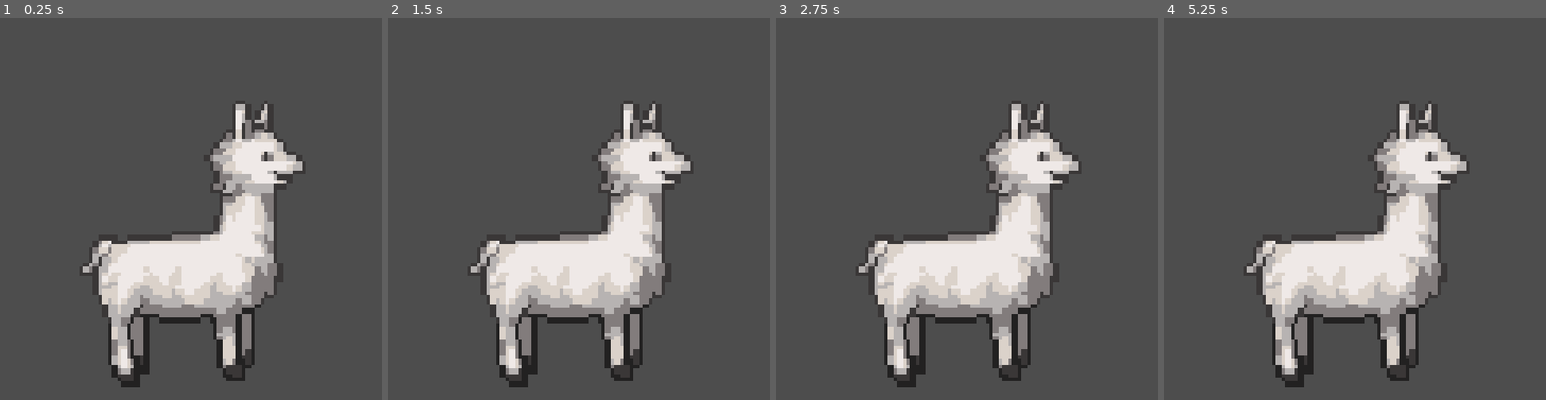
Above: before the commit, frames 1-4 (left to right).
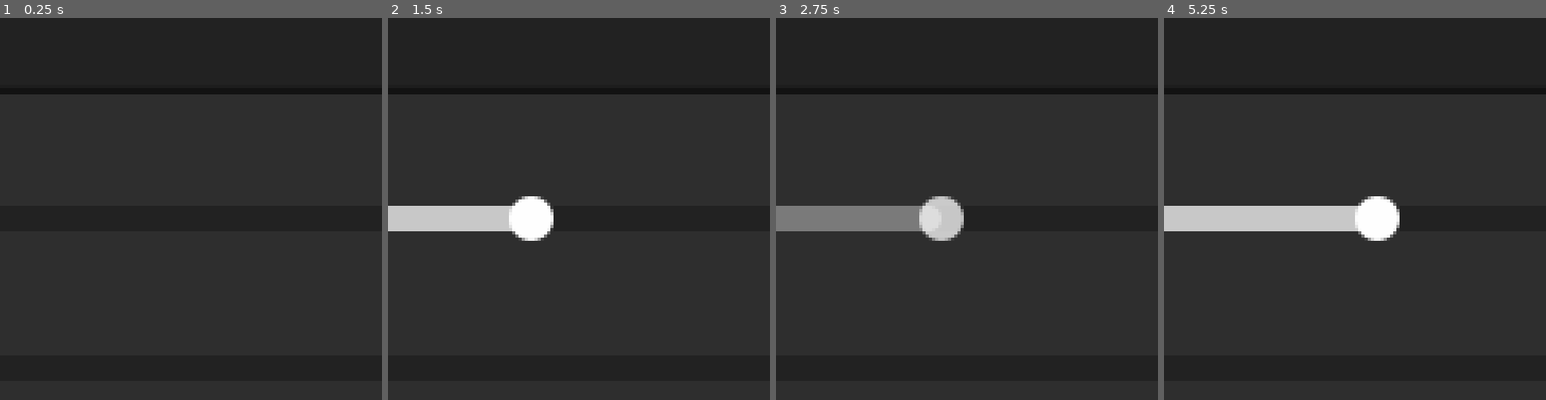
Above: after the commit, the same moments.

Repository: M0G1WARA/OLI
Game: Godot game, scene res://Scenes/main.tscn
Two runs of this game, one before a commit and one after it. Both use one fixed random seed, a clock stepped at 60 frames per second and the inputs below. The project has no main scene, so this scene is started directly.
Inputs (mouse positions are in pixels of both pictures, inside the frame that each line leads up to):
- Up to frame 1 (0.25 s): no input
- Up to frame 2 (1.5 s): tap Enter at 0.5 s; move the mouse to (663, 189) at 0.52 s; click (663, 189) at 0.67 s; tap Space at 1.25 s; drag from (502, 228) to (559, 285) at 1.27 s
- Up to frame 3 (2.75 s): tap Enter at 2 s; move the mouse to (1005, 124) at 2.02 s; click (1005, 124) at 2.17 s
- Up to frame 4 (5.25 s): tap Space at 2.75, 4.25 s; drag from (1335, 285) to (1240, 151) at 2.77 s; tap Enter at 3.5 s; move the mouse to (1469, 266) at 3.52 s; click (1469, 266) at 3.67 s; drag from (1240, 151) to (1297, 113) at 4.27 s; move the mouse to (1374, 209) at 5.02 s; click (1374, 209) at 5.17 s

The runs differ from the first frame. In frame 1, 96% of the frame differs, in the area x 0-100%, y 0-100%; in frame 2, 96%; in frame 3, 96%; in frame 4, 96%.
Error in both runs: Invalid access to property or key 'error_string' on a base object of type 'JSON'. (res://Scenes/settings.gd:23)

Commit message:
Opción mostrar pensamiento

Diff:
--- a/GLOBAL.gd
+++ b/GLOBAL.gd
@@ -13,7 +13,8 @@
 		"vertical movement": false,
 		"timer": 5,
 		"resolution": Vector2i(120, 120),
-		"chat scale": 2
+		"chat scale": 2,
+		"think": false
 	}
 }
 
@@ -36,6 +37,9 @@
 	english_translation.add_message("TIMER", "Timer (time in seconds)")
 	english_translation.add_message("RESOLUTION", "Resolution")
 	english_translation.add_message("SCALE", "Chat scale")
+	english_translation.add_message("SHOWTHINK", "Show thinking")
+	english_translation.add_message("THINK", "Think: ")
+	english_translation.add_message("RESPONSE", "Response: ")
 	english_translation.add_message("SAVE", "Save")
 
 	TranslationServer.add_translation(english_translation)
@@ -57,6 +61,9 @@
 	spanish_translation.add_message("TIMER", "Temporizador(Segundos)")
 	spanish_translation.add_message("RESOLUTION", "Resolución")
 	spanish_translation.add_message("SCALE", "Escala del chat")
+	spanish_translation.add_message("SHOWTHINK", "Mostrar pensamiento")
+	spanish_translation.add_message("THINK", "Pensamiento: ")
+	spanish_translation.add_message("RESPONSE", "Respuesta: ")
 	spanish_translation.add_message("SAVE", "Guardar")
 
 	TranslationServer.add_translation(spanish_translation)
--- a/Scenes/chat.gd
+++ b/Scenes/chat.gd
@@ -51,6 +51,11 @@
 
 
 func _on_send_button_pressed():
+	if Global.settings["interface"]["think"]:
+		$VBoxContainer/ThinkLabel.show()
+		$VBoxContainer/Think.show()
+		$VBoxContainer/ResponseLabel.show()
+
 	if Global.settings["ollama"]["model"] != "":
 		$VBoxContainer/SendButton.disabled = true
 		$VBoxContainer/SendButton/ProgressBar.show()
--- a/Scenes/chat.tscn
+++ b/Scenes/chat.tscn
@@ -47,7 +47,12 @@
 text = "THINK"
 
 [node name="Think" type="TextEdit" parent="VBoxContainer"]
+visible = false
+custom_minimum_size = Vector2(0, 80)
 layout_mode = 2
+size_flags_vertical = 3
+editable = false
+wrap_mode = 1
 
 [node name="ResponseLabel" type="Label" parent="VBoxContainer"]
 visible = false
--- a/Scenes/main.tscn
+++ b/Scenes/main.tscn
@@ -27,8 +27,7 @@
 
 [node name="SettingsWindow" type="Window" parent="."]
 initial_position = 4
-size = Vector2i(640, 360)
-visible = false
+size = Vector2i(640, 640)
 always_on_top = true
 
 [node name="Settings" parent="SettingsWindow" instance=ExtResource("3_785w6")]
--- a/Scenes/settings.gd
+++ b/Scenes/settings.gd
@@ -43,9 +43,11 @@
 	$TabContainer/Interface/MarginContainer/VBoxContainer/HBoxContainer/Resolution.text = str(resolution) +" x "+ str(resolution)
 	$TabContainer/Interface/MarginContainer/VBoxContainer/ResolutionHSlider.value = resolution
 
-	var scale = Global.settings["interface"]["chat scale"]
-	$TabContainer/Interface/MarginContainer/VBoxContainer/HBoxContainer2/Scale.text = str(scale)+" ("+str(scale*resolution)+" x "+str(scale*resolution)+")"
+	var chatScale = Global.settings["interface"]["chat scale"]
+	$TabContainer/Interface/MarginContainer/VBoxContainer/HBoxContainer2/Scale.text = str(chatScale)+" ("+str(chatScale*resolution)+" x "+str(chatScale*resolution)+")"
 	$TabContainer/Interface/MarginContainer/VBoxContainer/ScaleHSlider.value = Global.settings["interface"]["chat scale"]
+
+	$TabContainer/Interface/MarginContainer/VBoxContainer/ThinkCheckButton.button_pressed = Global.settings["interface"]["think"]
 
 
 
@@ -63,6 +65,7 @@
 	var tmpResolution = $TabContainer/Interface/MarginContainer/VBoxContainer/ResolutionHSlider.value
 	Global.settings["interface"]["resolution"] = Vector2i(tmpResolution,tmpResolution)
 	Global.settings["interface"]["chat scale"] = $TabContainer/Interface/MarginContainer/VBoxContainer/ScaleHSlider.value
+	Global.settings["interface"]["think"] = $TabContainer/Interface/MarginContainer/VBoxContainer/ThinkCheckButton.button_pressed
 	Global.save_config()
 
 
--- a/Scenes/settings.tscn
+++ b/Scenes/settings.tscn
@@ -3,13 +3,13 @@
 [ext_resource type="Script" path="res://Scenes/settings.gd" id="1_lrwpk"]
 
 [node name="Settings" type="Control"]
-custom_minimum_size = Vector2(640, 360)
+custom_minimum_size = Vector2(640, 640)
 layout_mode = 3
 anchors_preset = 15
 anchor_right = 1.0
 anchor_bottom = 1.0
 offset_right = 520.0
-offset_bottom = 240.0
+offset_bottom = 520.0
 grow_horizontal = 2
 grow_vertical = 2
 size_flags_horizontal = 3
@@ -22,9 +22,10 @@
 anchor_bottom = 1.0
 grow_horizontal = 2
 grow_vertical = 2
-current_tab = 0
+current_tab = 1
 
 [node name="Ollama" type="TabBar" parent="TabContainer"]
+visible = false
 layout_mode = 2
 metadata/_tab_index = 0
 
@@ -60,6 +61,11 @@
 text = "http://127.0.0.1:11434/"
 placeholder_text = "http://127.0.0.1:11434/"
 
+[node name="HSeparator" type="HSeparator" parent="TabContainer/Ollama/MarginContainer/VBoxContainer"]
+modulate = Color(1, 1, 1, 0)
+layout_mode = 2
+size_flags_vertical = 3
+
 [node name="SaveButton" type="Button" parent="TabContainer/Ollama/MarginContainer/VBoxContainer"]
 layout_mode = 2
 text = "SAVE"
@@ -67,7 +73,6 @@
 [node name="HTTPRequest" type="HTTPRequest" parent="TabContainer/Ollama"]
 
 [node name="Interface" type="TabBar" parent="TabContainer"]
-visible = false
 layout_mode = 2
 metadata/_tab_index = 1
 
@@ -149,6 +154,15 @@
 max_value = 10.0
 value = 1.0
 
+[node name="ThinkCheckButton" type="CheckButton" parent="TabContainer/Interface/MarginContainer/VBoxContainer"]
+layout_mode = 2
+text = "SHOWTHINK"
+
+[node name="HSeparator" type="HSeparator" parent="TabContainer/Interface/MarginContainer/VBoxContainer"]
+modulate = Color(1, 1, 1, 0)
+layout_mode = 2
+size_flags_vertical = 3
+
 [node name="SaveInterfaceButton" type="Button" parent="TabContainer/Interface/MarginContainer/VBoxContainer"]
 layout_mode = 2
 text = "SAVE"
